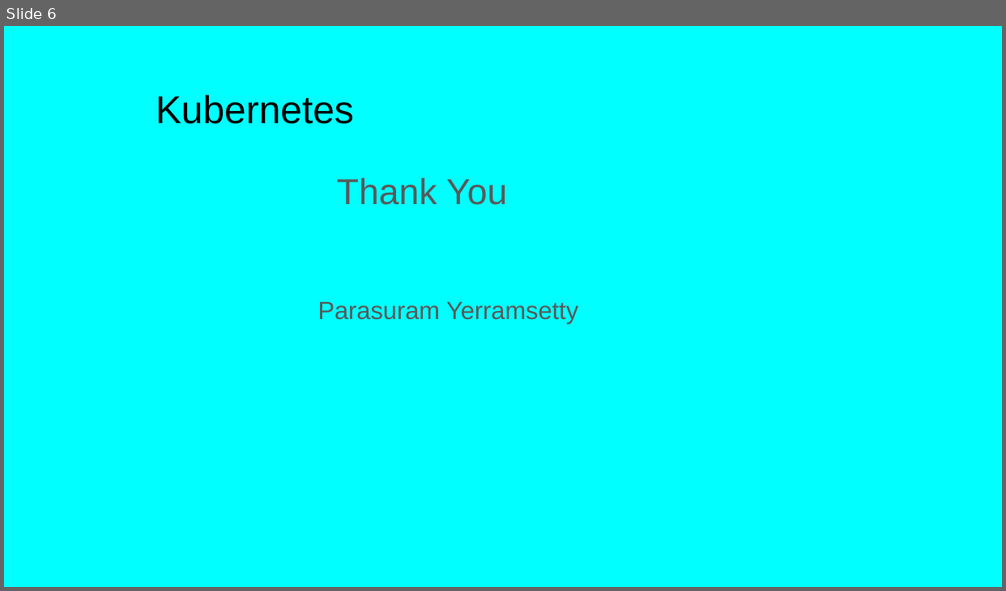
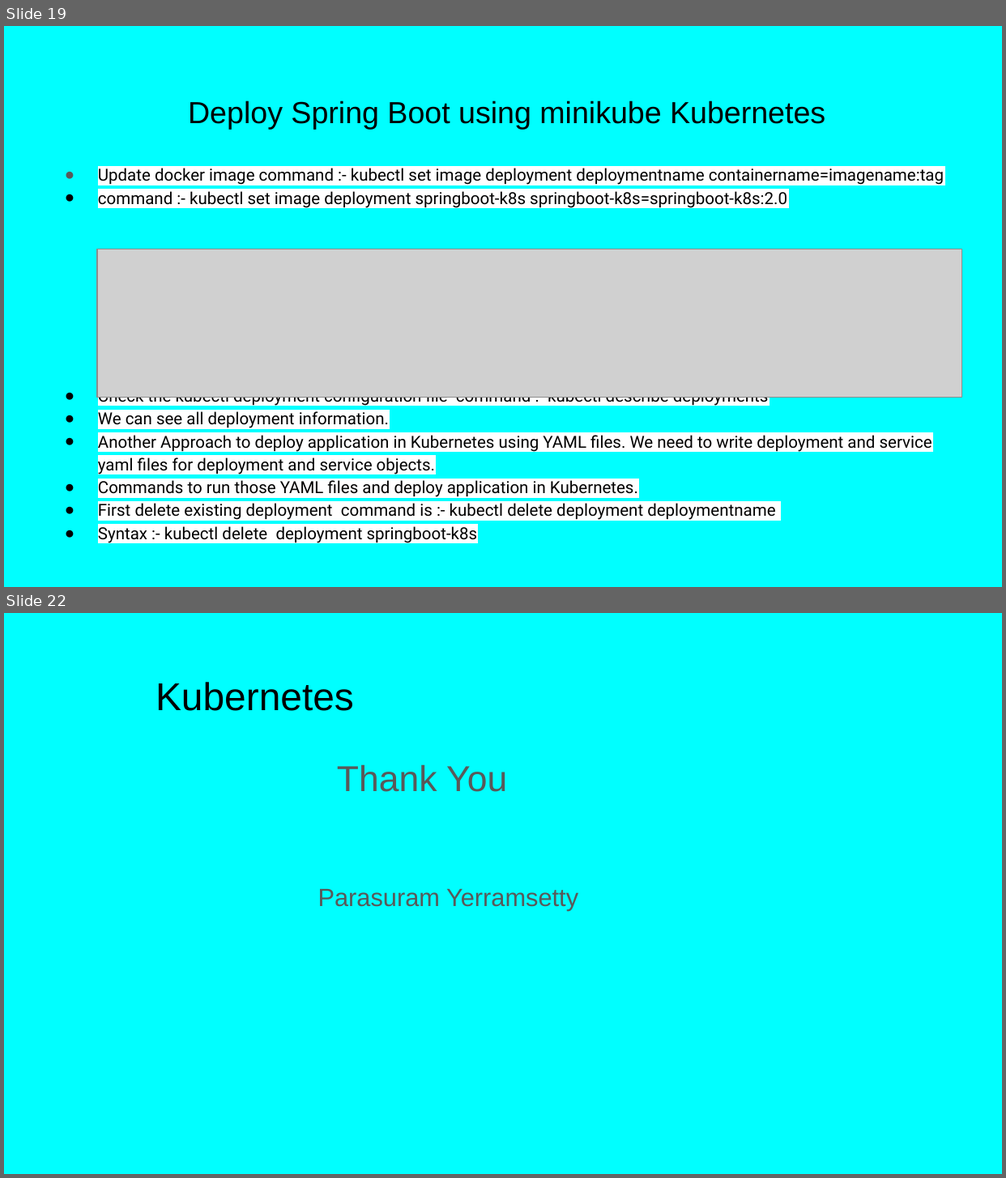
Before and after one commit to Balaji504/DevOpsProject, a slide deck: docs/Kubernetes.pptx. Shown one above the other, each under a label of ours: slide 6 before the commit, slides 19 and 22 after it; the slides between them are not shown. The pictures are 1006x591 and 1006x1178 pixels, drawn with LibreOffice and Linux fonts; fonts in the diff are those of the drawing; grey boxes stand for pictures. Boxes give left, top, right and bottom in pixels: in the first picture for what was removed or moved away, otherwise in the second. Text is boxed around its words. In the diff, an @@ line names an element or a change of style, - is before the commit and + after.

Commit message:
Deploy springboot using kubernetes
Deploy springboot using kubernetes

```diff
--- a/docs/Kubernetes.pptx
+++ b/docs/Kubernetes.pptx
@@ slide 19 added at <box>4,26,1002,587</box>, background #00FFFF @@
@@ title added at <box>188,101,825,129</box>, 22 pt, text #000000 @@
+Deploy Spring Boot using minikube Kubernetes
@@ text added at <box>98,165,944,544</box>, 12 pt, text #000000 @@
+● Update docker image command :- kubectl set image deployment deploymentname containername=imagename:tag
+● command :- kubectl set image deployment springboot-k8s springboot-k8s=springboot-k8s:2.0
+● Check the kubectl deployment configuration file command :- kubectl describe deployments
+● We can see all deployment information.
+● Another Approach to deploy application in Kubernetes using YAML files. We need to write deployment and service yaml files for deployment and service objects.
+● Commands to run those YAML files and deploy application in Kubernetes.
+● First delete existing deployment command is :- kubectl delete deployment deploymentname
+● Syntax :- kubectl delete deployment springboot-k8s
@@ picture added at <box>97,250,961,399</box> @@
@@ what was slide 6 is now slide 22 @@
```
Also in this commit, not shown: 4 slides changed, 15 other slides added, 2 other files.
